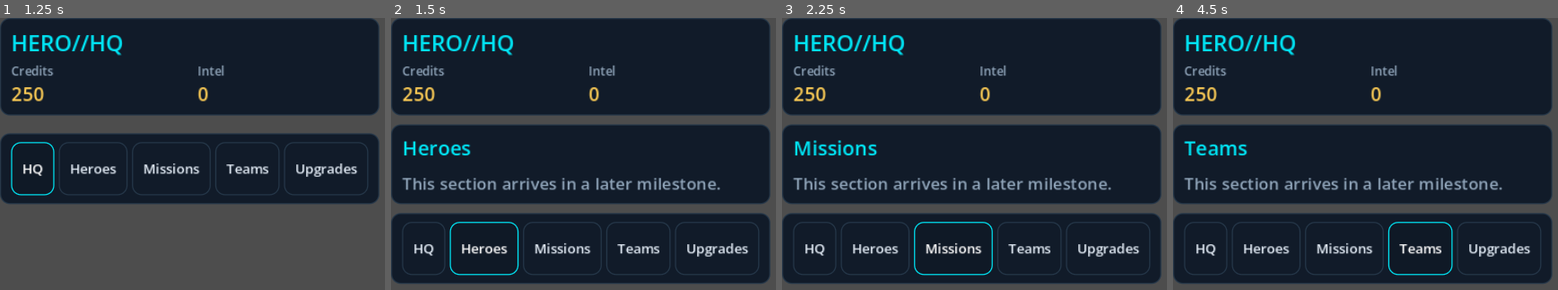
Above: before the commit, frames 1-4 (left to right).
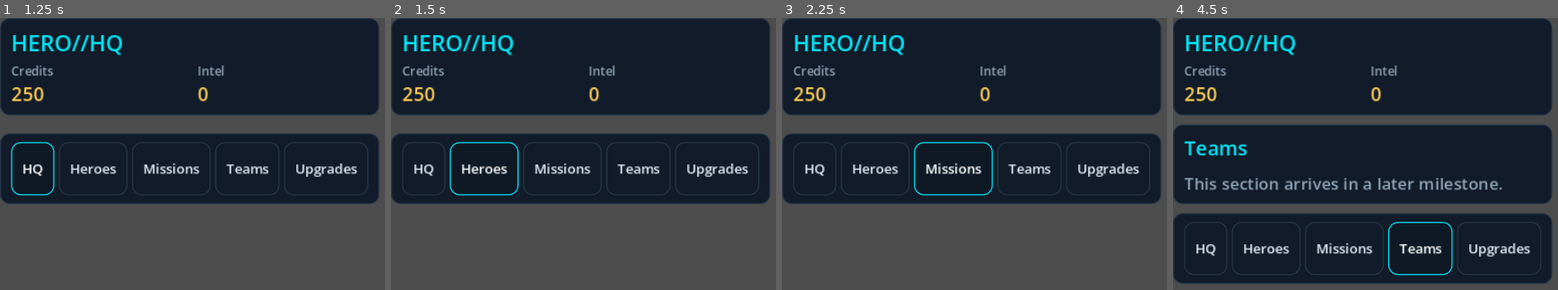
Above: after the commit, the same moments.

Repository: JetRobertsBCCA/HeroHQInc
Game: Godot game, scene res://games/hero_hq/scenes/app.tscn
Two runs of this game, one before a commit and one after it. Both use one fixed random seed, a clock stepped at 60 frames per second and the inputs below.
Inputs (mouse positions are in pixels of both pictures, inside the frame that each line leads up to):
- Up to frame 1 (1.25 s): click "HQ" at 0.5 s
- Up to frame 2 (1.5 s): click "Heroes" at 1.25 s
- Up to frame 3 (2.25 s): click "Missions" at 2 s
- Up to frame 4 (4.5 s): click (1357, 241) at 2.75 s, where only the run after the commit has a clickable "Deploy"; click (outside the picture) at 3.5 s, where only the run after the commit has a clickable "Deploy"; click "Teams" at 4.25 s

Frame 1 is identical in both runs. In frame 2, 33% of the frame differs, in the area x 0-99%, y 39-98%; in frame 3, 33%; in frame 4, nothing differs.

Commit message:
Wire the loop into the app with a one-second settlement tick
One timer settles elapsed time through the same call used at launch, HQ logs the last four results, and deploys and training save immediately.

🤖 Generated with Codebuff
Co-Authored-By: Codebuff <noreply@codebuff.com>

Diff:
--- a/games/hero_hq/scenes/app.gd
+++ b/games/hero_hq/scenes/app.gd
@@ -1,20 +1,34 @@
 extends Control
 ## HERO//HQ composition root (game layer).
 ##
-## This is the only place allowed to name the title: it loads the hero_hq pack,
-## restores or creates the state, settles the time the player was away, and
-## builds the HQ screen. Shared behaviour lives in `framework/`.
+## The only place allowed to name the title: it loads the hero_hq pack, restores
+## or creates the state, settles the time the player was away, and wires the HQ,
+## roster and task screens. Shared behaviour lives in `framework/`.
+##
+## One timer drives everything. Each tick settles elapsed time through the same
+## `Simulation.simulate_delta` used at launch, so a task finishes the same way
+## whether the app was open or closed.
 
 const PACK_ID := "hero_hq"
 const STARTING_SEED := 1
 const HOME_TAB := "hq"
+const HEROES_TAB := "heroes"
+const MISSIONS_TAB := "missions"
 const STARTER_ROLE_ORDER := ["vanguard", "striker", "tech", "support", "mystic"]
+const TICK_SECONDS := 1.0
+const SAVE_EVERY_TICKS := 10
+const EVENT_LOG_LIMIT := 4
 
 var _pack: GamePack
 var _state: GameState
 var _shell: ScreenShell
 var _clock: Clock = Clock.new()
+var _timer: Timer
 var _settled_seconds: float = 0.0
+var _events_log: Array[String] = []
+var _task_board: TaskBoard
+var _roster: RosterScreen
+var _tick_count: int = 0
 
 
 func _ready() -> void:
@@ -28,6 +42,7 @@
 	_state = _restore_or_create_state()
 	_settle_absence()
 	_build_shell()
+	_start_timer()
 
 
 func _exit_tree() -> void:
@@ -41,17 +56,22 @@
 	if existing is GameState:
 		var state: GameState = existing
 		state.pack_content_version = _pack.content_version
+		# A save from an incomplete content build can restore without a roster.
+		# Without an agent no task can start, so rebuild it from pack data.
+		if state.agents.is_empty():
+			Simulation.seed_missing_starter_agents(state, _pack)
 		return state
 	return Simulation.new_state(_pack, STARTING_SEED, _clock.now_utc())
 
 
-## Advances the simulation by the time the app was closed. Offline and online
-## play share this one code path, so there is a single settlement rule.
+## Advances the simulation by the time the app was closed, and logs whatever
+## finished while the player was away.
 func _settle_absence() -> void:
 	var elapsed := float(_clock.now_utc() - _state.last_settled_utc)
 	var outcome := Simulation.simulate_delta(_state, elapsed, _pack)
 	_state = outcome["state"]
 	_settled_seconds = float(outcome["applied_seconds"])
+	_record_events(outcome.get("events", []))
 	SaveService.save_state(_state)
 
 
@@ -65,11 +85,94 @@
 	_shell.select_tab(HOME_TAB)
 
 
+func _start_timer() -> void:
+	_timer = Timer.new()
+	_timer.name = "Tick"
+	_timer.wait_time = TICK_SECONDS
+	_timer.autostart = true
+	_timer.timeout.connect(_on_tick)
+	add_child(_timer)
+
+
+func _on_tick() -> void:
+	var now := _clock.now_utc()
+	var elapsed := float(now - _state.last_settled_utc)
+	if elapsed >= 1.0:
+		var outcome := Simulation.simulate_delta(_state, elapsed, _pack)
+		_state = outcome["state"]
+		var events: Array = outcome.get("events", [])
+		_tick_count += 1
+		if not events.is_empty():
+			_record_events(events)
+			SaveService.save_state(_state)
+			_refresh_content()
+		else:
+			_shell.refresh(_state)
+			if _tick_count % SAVE_EVERY_TICKS == 0:
+				SaveService.save_state(_state)
+	if _task_board != null and is_instance_valid(_task_board):
+		_task_board.tick(now)
+
+
 func _on_tab_selected(tab_id: String) -> void:
+	_task_board = null
+	_roster = null
 	if tab_id == HOME_TAB:
 		_shell.set_content(_build_hq_content())
 		return
+	if tab_id == MISSIONS_TAB:
+		_task_board = TaskBoard.new()
+		_task_board.name = "TaskBoard"
+		_task_board.deploy_requested.connect(_on_deploy_requested)
+		_task_board.refresh(_pack, _state, _clock.now_utc())
+		_shell.set_content(_task_board)
+		return
+	if tab_id == HEROES_TAB:
+		_roster = RosterScreen.new()
+		_roster.name = "RosterScreen"
+		_roster.train_requested.connect(_on_train_requested)
+		_roster.refresh(_pack, _state)
+		_shell.set_content(_roster)
+		return
 	_shell.set_content(_build_placeholder(tab_id))
+
+
+func _refresh_content() -> void:
+	_shell.refresh(_state)
+	_on_tab_selected(_shell.current_tab())
+
+
+func _on_deploy_requested(task_id: String) -> void:
+	var result := Simulation.deploy(_state, _pack, task_id, _clock.now_utc())
+	if not result.get("ok", false):
+		_log("%s: %s" % [
+			_pack.label("ui.deploy_failed", "Cannot deploy"),
+			_pack.label(
+				"ui.blocked_%s" % str(result.get("code", "")),
+				str(result.get("code", "")),
+			),
+		])
+		_refresh_content()
+		return
+	SaveService.save_state(_state)
+	_refresh_content()
+
+
+func _on_train_requested(agent_id: String) -> void:
+	var result := Simulation.train_agent(_state, _pack, agent_id)
+	if not result.get("ok", false):
+		_log("%s: %s" % [
+			_pack.label("ui.train", "Train"),
+			_pack.label(
+				"ui.blocked_%s" % str(result.get("code", "")),
+				str(result.get("code", "")),
+			),
+		])
+		_refresh_content()
+		return
+	_record_events(result.get("events", []))
+	SaveService.save_state(_state)
+	_refresh_content()
 
 
 func _build_hq_content() -> Control:
@@ -85,12 +188,15 @@
 	column.add_child(_build_network_card())
 	column.add_child(_info_row(
 		_pack.label("ui.roster_active"),
-		"%d / %d" % [_state.agents.size(), int(_pack.manifest.get("roster_capacity", 0))]
+		"%d / %d" % [_state.agents.size(), _pack.roster_capacity]
 	))
 	var status_text := _pack.label("ui.idle_status")
-	if _settled_seconds > 0.0:
+	if _state.assignments.size() > 0:
+		status_text = "%s: %d" % [_pack.label("ui.active_operations"), _state.assignments.size()]
+	elif _settled_seconds > 0.0:
 		status_text = "%s (%s s)" % [_pack.label("ui.offline_settled"), str(int(_settled_seconds))]
 	column.add_child(_info_row(_pack.label("ui.status"), status_text))
+	column.add_child(_recent_events_panel())
 	return scroll
 
 
@@ -125,6 +231,36 @@
 	return panel
 
 
+func _recent_events_panel() -> Control:
+	var panel := PanelContainer.new()
+	var column := VBoxContainer.new()
+	column.add_theme_constant_override("separation", 4)
+	panel.add_child(column)
+
+	var heading := Label.new()
+	heading.text = _pack.label("ui.recent_events")
+	heading.add_theme_font_size_override("font_size", 12)
+	heading.add_theme_color_override("font_color", ThemeTokens.color(_pack, "muted"))
+	column.add_child(heading)
+
+	if _events_log.is_empty():
+		var empty := Label.new()
+		empty.text = _pack.label("ui.no_events")
+		empty.add_theme_font_size_override("font_size", 12)
+		empty.autowrap_mode = TextServer.AUTOWRAP_WORD_SMART
+		empty.add_theme_color_override("font_color", ThemeTokens.color(_pack, "muted"))
+		column.add_child(empty)
+		return panel
+
+	for line in _events_log:
+		var label := Label.new()
+		label.text = str(line)
+		label.autowrap_mode = TextServer.AUTOWRAP_WORD_SMART
+		label.add_theme_font_size_override("font_size", 12)
+		column.add_child(label)
+	return panel
+
+
 func _info_row(caption: String, value: String) -> Control:
 	var panel := PanelContainer.new()
 	var row := HBoxContainer.new()
@@ -162,6 +298,45 @@
 	note.add_theme_color_override("font_color", ThemeTokens.color(_pack, "muted"))
 	column.add_child(note)
 	return panel
+
+
+func _record_events(events: Array) -> void:
+	for event in events:
+		if not (event is Dictionary):
+			continue
+		var entry: Dictionary = event
+		var event_type := str(entry.get("type", ""))
+		if event_type == "task_completed":
+			_log(_task_completed_text(entry))
+		elif event_type == "level_up":
+			_log(_level_up_text(entry))
+
+
+func _task_completed_text(entry: Dictionary) -> String:
+	var task_id := str(entry.get("task_id", ""))
+	var task_name := _pack.label(str(_pack.task(task_id).get("name_key", "")), task_id)
+	var suffix := ""
+	var rewards: Variant = entry.get("rewards", null)
+	if rewards is Dictionary and not (rewards as Dictionary).is_empty():
+		suffix = "  %s" % TextFormat.rewards(_pack, rewards)
+	return "%s %s%s" % [task_name, _pack.label("ui.task_complete", "complete"), suffix]
+
+
+func _level_up_text(entry: Dictionary) -> String:
+	var agent_id := str(entry.get("agent_id", ""))
+	var record: Variant = _state.agents.get(agent_id, null)
+	var agent_name := _pack.agent_name(agent_id, record if record is Dictionary else {})
+	return "%s %s %d" % [
+		agent_name,
+		_pack.label("ui.level_up", "reached level"),
+		int(entry.get("level", 1)),
+	]
+
+
+func _log(line: String) -> void:
+	_events_log.push_front(line)
+	while _events_log.size() > EVENT_LOG_LIMIT:
+		_events_log.pop_back()
 
 
 func _build_error_view(errors: Array) -> void:
